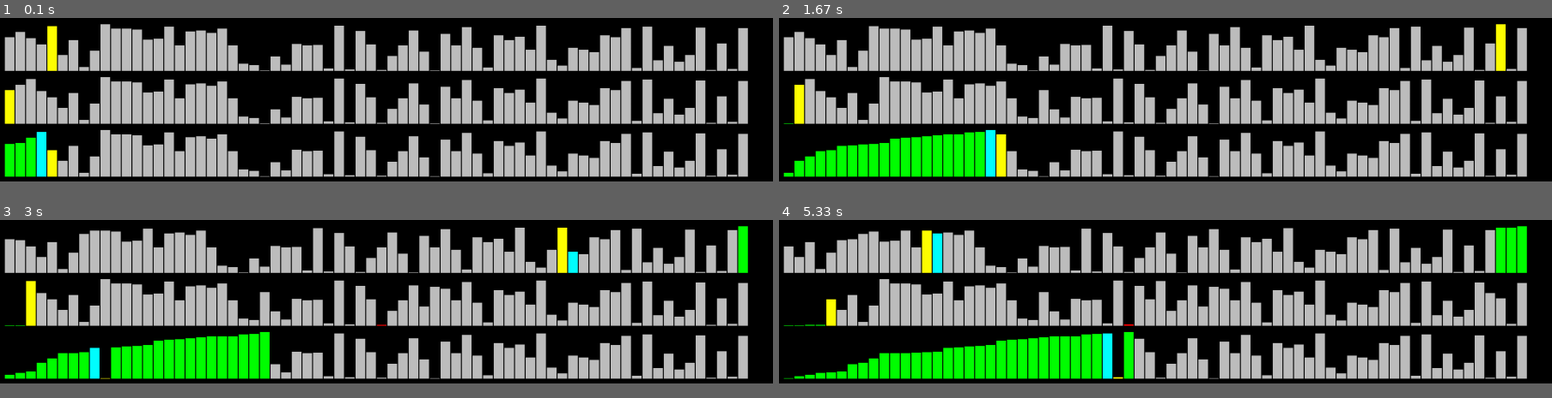
Above: before the commit, frames 1-4 (two rows, left to right).
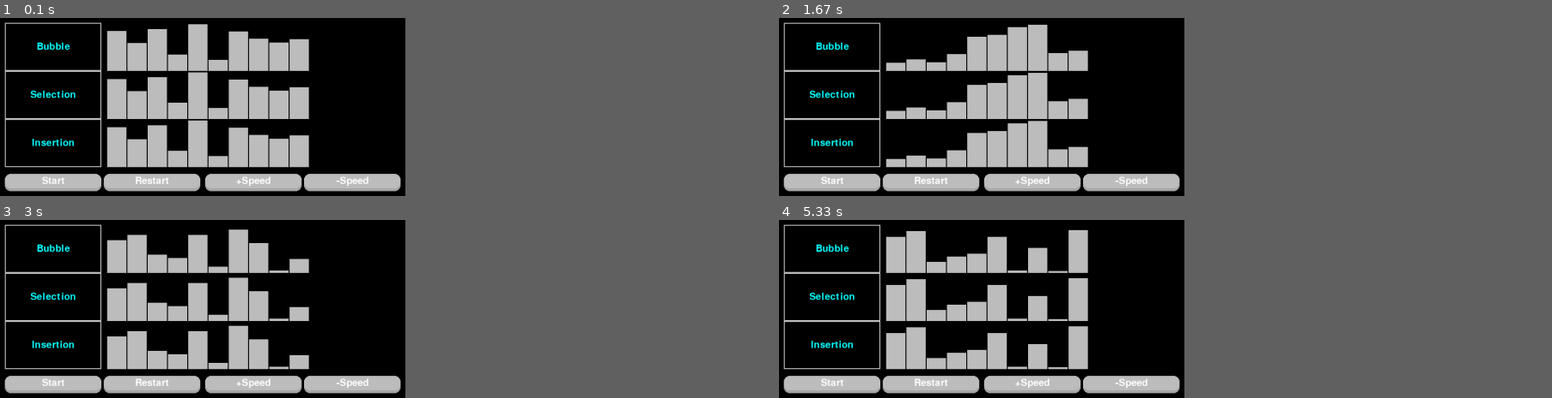
Above: after the commit, the same moments.

Repository: Moontok/Pygame_Practice
Game: pygame game, started from Visual_Sorting/sorting_main.py
Two runs of this game, one before a commit and one after it. Both use one fixed random seed, a clock stepped at 60 frames per second and the inputs below.
Inputs (mouse positions are in pixels of both pictures, inside the frame that each line leads up to):
- Up to frame 1 (0.1 s): no input
- Up to frame 2 (1.67 s): click (833, 179) at 0.43 s, where only the run after the commit has a clickable "Start"; click (933, 179) at 0.8 s, where only the run after the commit has a clickable "Restart"; press the mouse at (964, 76) at 1.1 s; move the mouse to (1049, 124) at 1.2 s; move the mouse to (1134, 174) at 1.3 s; release the mouse at (1134, 174) at 1.33 s; click (1034, 179) at 1.6 s, where only the run after the commit has a clickable "+Speed"
- Up to frame 3 (3 s): click (54, 381) at 2.43 s, where only the run after the commit has a clickable "Start"; click (154, 381) at 2.77 s, where only the run after the commit has a clickable "Restart"
- Up to frame 4 (5.33 s): click (933, 381) at 3.1 s, where only the run after the commit has a clickable "Restart"; click (1134, 381) at 3.43 s, where only the run after the commit has a clickable "-Speed"; click (933, 381) at 4.33 s, where only the run after the commit has a clickable "Restart"
In our replay, the window is 900x191 before the commit and 472x208 after it. These sizes can differ from the game's own. Grey fills any space a smaller window leaves; there, only what the larger window draws over its background counts as a difference.

The runs differ from the first frame. In frame 1, 43% of the frame differs, in the area x 0-97%, y 2-100%; in frame 2, 44%; in frame 3, 43%; in frame 4, 44%.

Commit message:
Refactoring

Diff:
--- a/Visual_Sorting/button.py
+++ b/Visual_Sorting/button.py
@@ -19,9 +19,11 @@
 
         self.rect = pg.Rect(position_x, position_y, width, height)
         self.color = color
+        self.text_color = text_color
         self.action = action
         self.text = font.render(text, True, text_color)
         self.text_rect = self.text.get_rect(center=self.rect.center)
+        self.font = font
 
         self.pressed = False
         self.elevation = 6
@@ -68,3 +70,7 @@
                     self.pressed = False
         else:
             self.dynamic_elevation = self.elevation
+
+    def update_text(self, text):
+        self.text = self.font.render(text, True, self.text_color)
+        self.text_rect = self.text.get_rect(center=self.rect.center)
--- a/Visual_Sorting/sorter.py
+++ b/Visual_Sorting/sorter.py
@@ -4,12 +4,28 @@
 
 
 class Sorter:
-    def __init__(self, size, shape_width):
+    def __init__(self, size, shape_height, shape_width, sort_speed):
         self.size = size
+        self.shape_height = shape_height
         self.shape_width = shape_width
+        self.sort_speed = sort_speed
         self.values = []
+        self.values_for_bubble = []
+        self.values_for_selection = []
+        self.values_for_insertion = []
+        self.bubble_generator = None
+        self.selection_generator = None
+        self.insertion_generator = None
+        self.sorting = False
 
-        self.generate_values()
+        self.setup_values()
+
+    def setup_values(self):
+        self.values.clear()
+        for _ in range(self.size):
+            height = rm.randint(1, self.shape_height)
+            rectangle = Value(height, pg.Color("grey"))
+            self.values.append(rectangle)
 
         self.values_for_bubble = copy.deepcopy(self.values)
         self.values_for_selection = copy.deepcopy(self.values)
@@ -18,29 +34,6 @@
         self.bubble_generator = self.bubble_sort()
         self.selection_generator = self.selection_sort()
         self.insertion_generator = self.insertion_sort()
-        self.sorting = True
-
-    def generate_values(self):
-        """Generate random height values."""
-
-        # Random
-        for _ in range(self.size):
-            height = rm.randint(1, 100)
-            rectangle = Value(height, pg.Color("grey"))
-            self.values.append(rectangle)
-
-        # Reverse sorted
-        # values = [x for x in range(self.size, 0, -1)]
-        # for height in values:
-        #     rectangle = Value(height, pg.Color("grey"))
-        #     self.values.append(rectangle)
-
-        # Sorted
-        # values = [x for x in range(self.size)]
-        # for height in values:
-        #     rectangle = Value(height, pg.Color("grey"))
-        #     self.values.append(rectangle)
-
 
     def draw_bubble(self, screen, x, y):
         for rectangle in self.values_for_bubble:
@@ -62,76 +55,75 @@
         sorted = 0
 
         while not done:
-            yield True
+            yield True  #############
             done = True
+            self.values_for_bubble[-sorted - 1].color = pg.Color("grey")  #############
             for k in range(len(self.values_for_bubble) - sorted - 1):
                 yield True
+                if k > 0:  #############
+                    self.values_for_bubble[k - 1].color = pg.Color("grey")  #############
                 self.values_for_bubble[k].color = pg.Color("yellow")  #############
                 self.values_for_bubble[k + 1].color = pg.Color("cyan")  #############
-                yield True
+                yield True  #############
                 if self.values_for_bubble[k].height > self.values_for_bubble[k + 1].height:
-                    yield True
+                    yield True  #############
                     self.swap(self.values_for_bubble, k, k + 1)
                     done = False
                     self.values_for_bubble[k + 1].color = pg.Color("yellow")  #############
-                self.values_for_bubble[k].color = pg.Color("grey")  #############
-
+                    self.values_for_bubble[k].color = pg.Color("cyan")  #############
             sorted += 1
             self.values_for_bubble[-sorted].color = pg.Color("green")  #############
 
-        if sorted < len(self.values_for_bubble):
-            yield True
-            for i in range(len(self.values_for_bubble) - sorted):
+        if sorted < len(self.values_for_bubble):  #############
+            yield True  #############
+            for i in range(len(self.values_for_bubble) - sorted):  #############
                 self.values_for_bubble[i].color = pg.Color("green")  #############
-        yield False
+        yield False  #############
 
     def selection_sort(self):
         for i in range(len(self.values_for_selection)):
-            yield True
+            yield True  #############
             best = i
-
+            self.values_for_selection[-1].color = pg.Color("grey")  #############
             self.values_for_selection[i].color = pg.Color("yellow")  #############
             for j in range(i + 1, len(self.values_for_selection)):
-                yield True
+                yield True  #############
+                if j - 1 > i:  #############
+                    self.values_for_selection[j - 1].color = pg.Color("grey")  #############
                 self.values_for_selection[j].color = pg.Color("cyan")  #############
-                yield True
+                yield True  #############
                 if self.values_for_selection[j].height < self.values_for_selection[best].height:
-                    if best != i:
+                    if best != i:  #############
                         self.values_for_selection[best].color = pg.Color("grey")  #############
                     self.values_for_selection[j].color = pg.Color("cyan")  #############
                     best = j
-                if best != i:
-                    self.values_for_selection[best].color = pg.Color("red")
-                self.values_for_selection[j].color = pg.Color("grey")  #############
-            yield True
+                if best != i:  #############
+                    self.values_for_selection[best].color = pg.Color("red")  #############
+            yield True  #############
             self.swap(self.values_for_selection, i, best)
             self.values_for_selection[i].color = pg.Color("green")  #############
-            # if best == i:
-            #     break
-        yield False
+        yield False  #############
 
     def insertion_sort(self):
         for j in range(1, len(self.values_for_insertion)):
-            yield True
+            yield True  #############
             k = j - 1
             self.values_for_insertion[j].color = pg.Color("yellow")  #############
             self.values_for_insertion[k].color = pg.Color("cyan")  #############
             while k >= 0 and self.values_for_insertion[k].height > self.values_for_insertion[k + 1].height:
-                yield True
+                yield True  #############
+                if k > 0:  #############
+                    self.values_for_insertion[k - 1].color = pg.Color("green")  #############
                 self.values_for_insertion[k + 1].color = pg.Color("yellow")  #############
                 self.values_for_insertion[k].color = pg.Color("cyan")  #############
-                yield True
+                yield True  #############
                 self.swap(self.values_for_insertion, k, k + 1)
 
-                self.values_for_insertion[k + 1].color = pg.Color("cyan")  #############
+                self.values_for_insertion[k + 1].color = pg.Color("green")  #############
                 self.values_for_insertion[k].color = pg.Color("yellow")  #############
-                self.values_for_insertion[k + 1].color = pg.Color("green")  #############
-                self.values_for_insertion[k].color = pg.Color("green")  #############
                 k -= 1
             self.values_for_insertion[k + 1].color = pg.Color("green")  #############
-            if k > 0:
-                self.values_for_insertion[k].color = pg.Color("green")  #############
-        yield False
+        yield False  #############
 
     def swap(self, values, i, j):
         """ Swap values[i] with values[j] inside of list values. """
@@ -139,8 +131,6 @@
         temp = values[i]
         values[i] = values[j]
         values[j] = temp
-
-        values[j].color = pg.Color("grey")  #############
 
 
 class Value:
--- a/Visual_Sorting/sorting_main.py
+++ b/Visual_Sorting/sorting_main.py
@@ -2,69 +2,159 @@
 import sys
 
 from sorter import Sorter
+from button import Button
+from label import Label
 
 
 def main():
     pg.init()
     pg.display.set_caption("Sorter")
-
-    screen = pg.display.set_mode((1600, 340))
+    number_of_values = 10
+    value_height = 100
+    value_width = 40
+    padding = 2
+    sort_speed = 10
+    screen_width = max(840, (value_width + padding) * number_of_values+padding + 240)
+    screen_height = (value_height + 10) * 3 + 40
+    screen = pg.display.set_mode((screen_width, screen_height))
     clock = pg.time.Clock()
 
     app_running = True
-    gui_font = pg.font.SysFont("Console", 30)
 
-    sorter = Sorter(70, 20)
-    sort_speed = 200
+    sorter = Sorter(number_of_values, value_height, value_width, sort_speed)
     bubble_sorting = True
     selection_sorting = True
     insertion_sorting = True
+
+    gui_font = pg.font.SysFont("Console", 30)
+
+    start_button = Button(
+        int(screen.get_width() / 2) - 410,
+        int(screen.get_height() - 40),
+        200, 30,
+        pg.Color("grey"),
+        pg.Color("white"),
+        "Start",
+        gui_font,
+        action=lambda: start_sorts(sorter, start_button)
+    )
+
+    restart_button = Button(
+        int(screen.get_width() / 2) - 205,
+        int(screen.get_height() - 40),
+        200, 30,
+        pg.Color("grey"),
+        pg.Color("white"),
+        "Restart",
+        gui_font,
+        action=lambda: setup_new_sorts(sorter, start_button)
+    )
+
+    speed_up_button = Button(
+        int(screen.get_width() / 2) + 5,
+        int(screen.get_height() - 40),
+        200, 30,
+        pg.Color("grey"),
+        pg.Color("white"),
+        "+Speed",
+        gui_font,
+        action=lambda: speed_up(sorter)
+    )
+
+    slow_down_button = Button(
+        int(screen.get_width() / 2) + 210,
+        int(screen.get_height() - 40),
+        200,
+        30,
+        pg.Color("grey"),
+        pg.Color("white"),
+        "-Speed",
+        gui_font,
+        action=lambda: slow_down(sorter)
+    )
+
+    bubble_label = Label(
+        10, 10, 200,
+        value_height,
+        pg.Color("grey"),
+        pg.Color("cyan"),
+        "Bubble",
+        gui_font,
+        align="center",
+        border=2
+    )
+
+    selection_label = Label(
+        10, 10 + value_height, 200,
+        value_height, pg.Color("grey"),
+        pg.Color("cyan"),"Selection",
+        gui_font,
+        align="center",
+        border=2
+    )
+
+    insertion_label = Label(
+        10, 10 + value_height * 2, 200,
+        value_height, pg.Color("grey"),
+        pg.Color("cyan"),
+        "Insertion",
+        gui_font,
+        align="center",
+        border=2
+    )
 
     while app_running:
         for event in pg.event.get():
             if event.type == pg.QUIT:
                 app_running = False
 
-        if bubble_sorting or selection_sorting or insertion_sorting:
-            screen.fill(pg.Color("black"))
+        screen.fill(pg.Color("black"))
+        start_button.draw(screen)
+        restart_button.draw(screen)
+        speed_up_button.draw(screen)
+        slow_down_button.draw(screen)
+        bubble_label.draw(screen)
+        selection_label.draw(screen)
+        insertion_label.draw(screen)
+        if sorter.sorting:
             if bubble_sorting:
                 bubble_sorting = next(sorter.bubble_generator)
-                sorter.draw_bubble(screen, 10, 110)
-            else:
-                sorter.draw_bubble(screen, 10, 110)
             if selection_sorting:
                 selection_sorting = next(sorter.selection_generator)
-                sorter.draw_selection(screen, 10, 220)
-            else:
-                sorter.draw_selection(screen, 10, 220)
             if insertion_sorting:
                 insertion_sorting = next(sorter.insertion_generator)
-                sorter.draw_insertion(screen, 10, 330)
-            else:
-                sorter.draw_insertion(screen, 10, 330)
+        sorter.draw_bubble(screen, padding + 220, value_height + 10)
+        sorter.draw_selection(screen, padding + 220, 2 * value_height + 10)
+        sorter.draw_insertion(screen, padding + 220, 3 * value_height + 10)
 
-            pg.display.update()
-            clock.tick(sort_speed)
-        else:
-            screen.fill(pg.Color("black"))
-            sorter.draw_bubble(screen, 10, 110)
-            sorter.draw_selection(screen, 10, 220)
-            sorter.draw_insertion(screen, 10, 330)
-            pg.display.update()
-            clock.tick(60)
-
+        pg.display.update()
+        clock.tick(sorter.sort_speed)
     pg.quit()
     sys.exit()
 
 
-def swap(values, i, j):
-    """ Swap values[i] with values[j] inside of list values. """
+def start_sorts(sorter, button):
+    sorter.sorting = not sorter.sorting
+    if sorter.sorting:
+        button.update_text("Pause")
+    else:
+        button.update_text("Start")
 
-    temp = values[i]
-    values[i] = values[j]
-    values[j] = temp
 
-    values[j].color = pg.Color("grey")  #############
+def setup_new_sorts(sorter, button):
+    sorter.sorting = False
+    sorter.setup_values()
+    button.update_text("Start")
+
+
+def speed_up(sorter):
+    if sorter.sort_speed < 300:
+        sorter.sort_speed += 10
+
+
+def slow_down(sorter):
+    if sorter.sort_speed > 10:
+        sorter.sort_speed -= 10
 
 
 if __name__ == "__main__":
